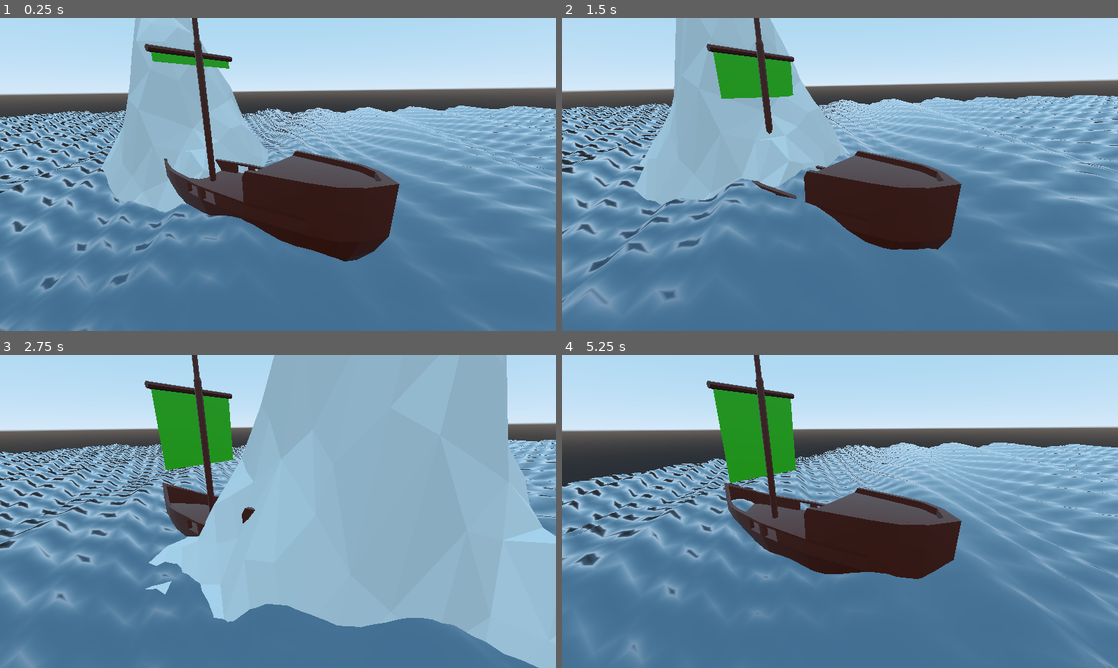
Above: before the commit, frames 1-4 (two rows, left to right).
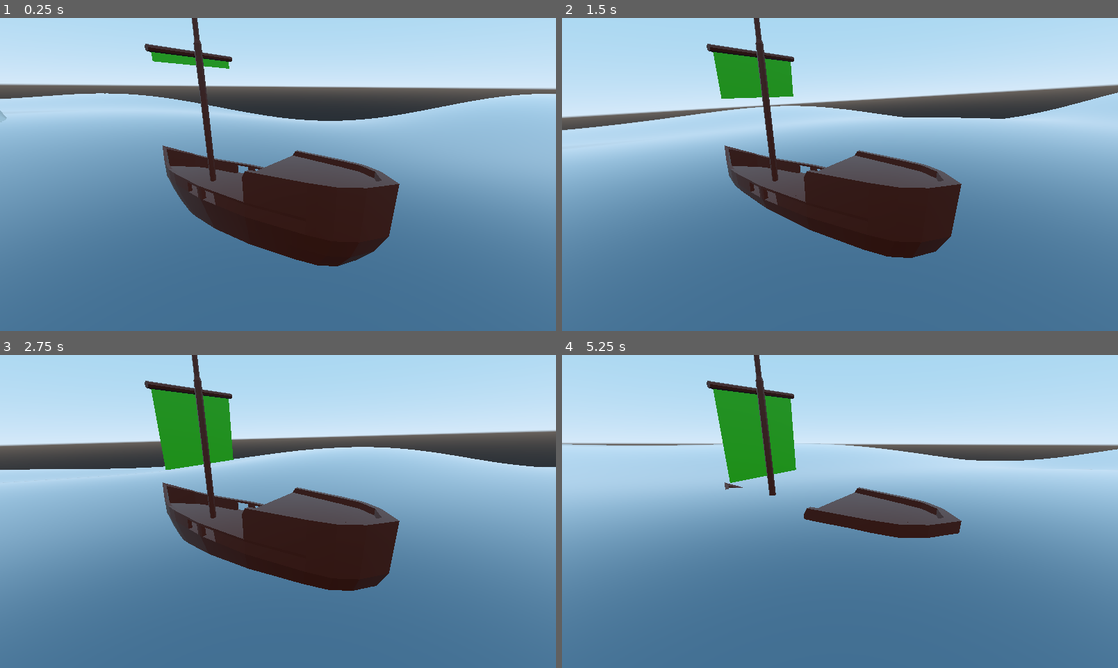
Above: after the commit, the same moments.

Repository: Neczesk/navis
Game: Godot game, scene res://world_scenes/world.tscn
The game is run twice, just before and just after one commit, with the same random seed, the same clock (stepped at 60 frames per second) and the same inputs.
Inputs:
- Up to frame 1 (0.25 s): no input
- Up to frame 2 (1.5 s): hold D (steer_right) 0.53-1.28 s; hold W (add_sail) 0.53-1.28 s; hold A (steer_left) from 1.28 s (still down); tap S (remove_sail) at 1.35 s
- Up to frame 3 (2.75 s): release A (steer_left) at 2.03 s; hold D (steer_right) from 2.03 s (still down); hold W (add_sail) from 2.03 s (still down)
- Up to frame 4 (5.25 s): release W (add_sail) at 2.78 s; tap S (remove_sail) at 2.85, 4.35 s; release D (steer_right) at 3.53 s; hold W (add_sail) 3.53-4.28 s; hold A (steer_left) from 3.53 s (still down); hold W (add_sail) from 5.03 s (still down)

The runs differ from the first frame. In frame 1, 23% of the frame differs, in the area x 0-100%, y 0-100%; in frame 2, 29%; in frame 3, 54%; in frame 4, 28%.

Commit message:
Rock collision test

Diff:
--- a/scripts/boat.gd
+++ b/scripts/boat.gd
@@ -43,15 +43,15 @@
 
 	var forward: Vector3 = transform.basis.z
 	var wind3 = Vector3(wind_direction.x, 0, wind_direction.y)
-	forward *= wind_strength * 0.4
+
 #	print(forward.dot(wind3))
-	forward *= max(forward.dot(wind3)+1,0.4)
-
-	forward *= (sail_level * sail_area)
+	forward *= max(forward.dot(wind3)+1,0.2)
+	forward *= (sail_level * sail_area * wind_strength)
 #	print(forward.normalized())
 #	print(forward)
 #	print(Vector2(self.rotation.x, self.rotation.z).dot(wind_direction))
-	print(forward)
+#	print(forward)
+
 	add_central_force(forward)
 
 	if Input.is_action_pressed("steer_left"):
--- a/scripts/test_ocean.gd
+++ b/scripts/test_ocean.gd
@@ -1,9 +1,37 @@
 extends MeshInstance
+
+var wind_direction: Vector2 setget set_wind_direction
+var wind_strength: float setget set_wind_strength
+var _median_wave_height: float
+var _median_wavelength: float
+func set_wind_direction(new_direction: Vector2):
+	wind_direction = new_direction
+	generate_waves()
+
+func set_wind_strength(new_strength: float):
+	wind_strength = new_strength
+	_median_wave_height = pow(wind_strength, 2) * 0.0015
+	_median_wavelength = pow(wind_strength, 2) * 0.025
+	generate_waves()
 
 var wave_0: Plane = Plane(5.0, 1.0, 0.3, 0.7)
 var wave_1: Plane = Plane(1.0, 0.30, 0.5, 0.5)
 var wave_2: Plane = Plane(0.1, 0.06, 0.1, 0.9)
 var water_time: float = 0 setget set_water_time
+
+func generate_waves():
+	var median_ratio = _median_wave_height / _median_wavelength
+	var cur_length = _median_wavelength * rand_range(0.9, 1.2)
+	wave_0 = Plane(cur_length, median_ratio * cur_length, wind_direction.x, wind_direction.y)
+	cur_length = _median_wavelength * rand_range(0.4, 0.7)
+	var cur_direction = wind_direction.rotated(rand_range(-PI/4, PI/4))
+	wave_1 = Plane(cur_length, median_ratio * cur_length, cur_direction.x, cur_direction.y)
+	cur_length = _median_wavelength * rand_range(0.1, 0.3)
+	cur_direction = wind_direction.rotated(rand_range(-PI/2, PI/2))
+	wave_2 = Plane(cur_length, median_ratio * cur_length, cur_direction.x, cur_direction.y)
+	get_active_material(0).set_shader_param("wave_0", wave_0)
+	get_active_material(0).set_shader_param("wave_1", wave_1)
+	get_active_material(0).set_shader_param("wave_2", wave_2)
 
 func set_water_time(new_time):
 	water_time = new_time
--- a/scripts/world.gd
+++ b/scripts/world.gd
@@ -1,12 +1,20 @@
 extends Spatial
 
-var wind_strength = 13.4
-var wind_direction = Vector2(0.3, 0.7)
+export var wind_strength = 13.4
+export var wind_direction = Vector2(0.3, 0.7)
+
+func set_wind(strength, direction):
+	wind_strength = strength
+	wind_direction = direction
+	for child in get_children():
+		if "wind_strength" in child:
+			child.wind_strength = wind_strength
+		if "wind_direction" in child:
+			child.wind_direction = wind_direction
 
 func _ready():
 	$"main-ship".water_node = $test_ocean
-	$"main-ship".wind_direction = wind_direction
-	$"main-ship".wind_strength = wind_strength
+	set_wind(50, Vector2(0.3, 0.7))
 
 var time: float = 0.0
 #func _physics_process(delta):
--- a/ship_scenes/main-ship-001.tscn
+++ b/ship_scenes/main-ship-001.tscn
@@ -69,12 +69,13 @@
 }
 
 [sub_resource type="CapsuleShape" id=5]
-radius = 2.34604
+radius = 3.23891
 height = 15.2408
 
 [node name="main-ship" type="RigidBody"]
-transform = Transform( -1, 0, -2.62268e-07, 0, 1, 0, 2.62268e-07, 0, -1, 0, 0, 0 )
+transform = Transform( -1, 0, -1.50996e-07, 0, 1, 0, 1.50996e-07, 0, -1, 0, 0, 0 )
 script = ExtResource( 3 )
+bouyancy = 50000
 
 [node name="Cube" type="MeshInstance" parent="."]
 mesh = SubResource( 1 )
@@ -111,10 +112,10 @@
 [node name="BouyancyPoint" parent="CenterOfBouyancy" instance=ExtResource( 4 )]
 
 [node name="BouyancyPoint3" parent="CenterOfBouyancy" instance=ExtResource( 4 )]
-transform = Transform( 1, 0, 0, 0, 1, 0, 0, 0, 1, 2.04003, 0, 5.09646 )
+transform = Transform( 1, 0, 0, 0, 1, 0, 0, 0, 1, 1.28153, 0, 7.73587 )
 
 [node name="BouyancyPoint4" parent="CenterOfBouyancy" instance=ExtResource( 4 )]
-transform = Transform( 1, 0, 0, 0, 1, 0, 0, 0, 1, -1.95398, 0, 5.09646 )
+transform = Transform( 1, 0, 0, 0, 1, 0, 0, 0, 1, -1.25224, 0, 7.73588 )
 
 [node name="BouyancyPoint5" parent="CenterOfBouyancy" instance=ExtResource( 4 )]
 transform = Transform( 1, 0, 0, 0, 1, 0, 0, 0, 1, 0.0188259, 0, 10.1849 )
--- /dev/null
+++ b/world_scenes/rock2.tscn
@@ -0,0 +1,19 @@
+[gd_scene load_steps=3 format=2]
+
+[ext_resource path="res://world_scenes/rock-structure-2.fbx" type="PackedScene" id=1]
+
+[sub_resource type="CylinderShape" id=1]
+radius = 1.1409
+
+[node name="rock-structure-2" instance=ExtResource( 1 )]
+transform = Transform( 10, 0, 0, 0, -4.37114e-07, 10, 0, -10, -4.37114e-07, 1.18731, 0, 11.7804 )
+
+[node name="RootNode" parent="." index="0"]
+transform = Transform( 1, 0, 0, 0, 1, 3.55271e-15, 0, -3.55271e-15, 1, 0, -2.11446, -9.24262e-08 )
+
+[node name="StaticBody" type="StaticBody" parent="." index="1"]
+transform = Transform( 1, 0, 0, 0, 1, 3.55271e-15, 0, -3.55271e-15, 1, -0.322843, 1.33705, 0.3029 )
+
+[node name="CollisionShape" type="CollisionShape" parent="StaticBody" index="0"]
+transform = Transform( 1, 0, 0, 0, -4.37114e-08, 1, 0, -1, -4.37114e-08, 0, 0, 0 )
+shape = SubResource( 1 )
--- a/world_scenes/test_ocean.tscn
+++ b/world_scenes/test_ocean.tscn
@@ -12,9 +12,9 @@
 
 [sub_resource type="CubeMesh" id=2]
 material = SubResource( 1 )
-size = Vector3( 256, 64, 256 )
-subdivide_width = 256
-subdivide_depth = 256
+size = Vector3( 2048, 128, 2048 )
+subdivide_width = 512
+subdivide_depth = 512
 
 [node name="test_ocean" type="MeshInstance"]
 transform = Transform( 1, 0, 0, 0, 1, 0, 0, 0, 1, 0, -35, 0 )
--- a/world_scenes/world.tscn
+++ b/world_scenes/world.tscn
@@ -1,24 +1,25 @@
 [gd_scene load_steps=5 format=2]
 
+[ext_resource path="res://world_scenes/rock2.tscn" type="PackedScene" id=1]
 [ext_resource path="res://scripts/world.gd" type="Script" id=2]
 [ext_resource path="res://ship_scenes/main-ship-001.tscn" type="PackedScene" id=3]
-[ext_resource path="res://world_scenes/rock-structure-2.fbx" type="PackedScene" id=4]
 [ext_resource path="res://world_scenes/test_ocean.tscn" type="PackedScene" id=5]
 
 [node name="world" type="Spatial"]
 script = ExtResource( 2 )
-
-[node name="rock-structure-2" parent="." instance=ExtResource( 4 )]
-transform = Transform( -10, -1.43051e-06, 5.96046e-08, 0, 0.736734, 9.97282, -1.43051e-06, 9.97282, -0.736734, 119.198, 0, 107.432 )
+wind_strength = 50.0
 
 [node name="main-ship" parent="." instance=ExtResource( 3 )]
 transform = Transform( 1, 0, 0, 0, 1, 0, 0, 0, 1, 128, 0, 128 )
 mass = 1400.0
 linear_damp = 0.804
 angular_damp = 8.739
-bouyancy = 10000
-sail_area = 4000
+bouyancy = 20000
+sail_area = 1000
 rudder_power = 100000.0
 
 [node name="test_ocean" parent="." instance=ExtResource( 5 )]
-transform = Transform( 1, 0, 0, 0, 1, 0, 0, 0, 1, 128, -32, 128 )
+transform = Transform( 1, 0, 0, 0, 1, 0, 0, 0, 1, 128, -64, 128 )
+
+[node name="rock-structure-2" parent="." instance=ExtResource( 1 )]
+transform = Transform( 10, 0, 0, 0, -4.37114e-07, 10, 0, -10, -4.37114e-07, 143.923, 0, 205.965 )
